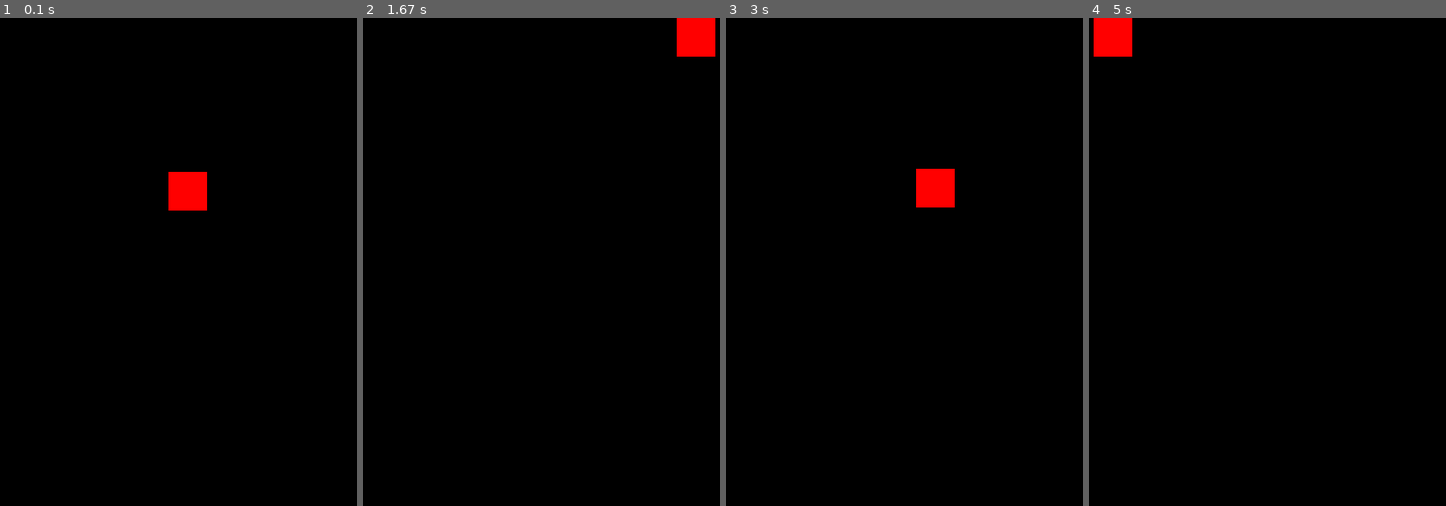
Above: before the commit, frames 1-4 (left to right).
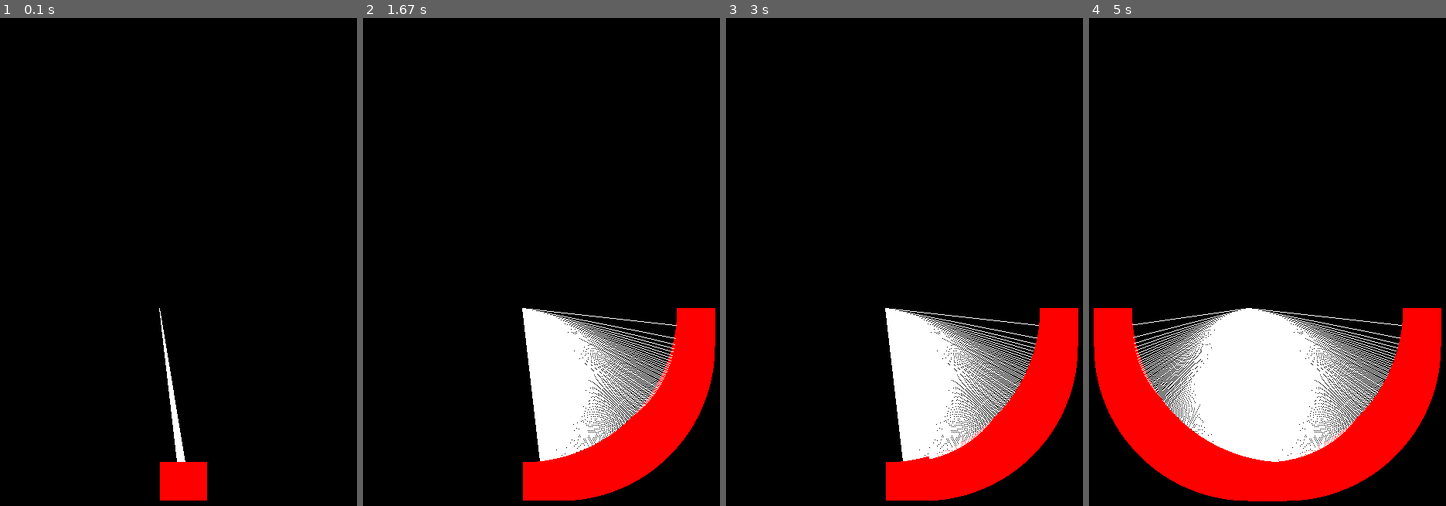
Above: after the commit, the same moments.

Repository: Dasani1/Pygame-Torture
Game: pygame game, started from Pendulum.py
The game is run twice, just before and just after one commit, with the same random seed, the same clock (stepped at 60 frames per second) and the same inputs.
Inputs:
- Up to frame 1 (0.1 s): no input
- Up to frame 2 (1.67 s): no input
- Up to frame 3 (3 s): no input
- Up to frame 4 (5 s): no input

The runs differ from the first frame. In frame 1, 2.3% of the frame differs, in the area x 44-59%, y 31-99%; in frame 2, 15%; in frame 3, 15%; in frame 4, 28%, in the area x 1-99%, y 0-100%.

Commit message:
Added a line, next update is gravity

Diff:
--- a/Pendulum.py
+++ b/Pendulum.py
@@ -34,7 +34,9 @@
         self.hitbox = pygame.Rect(self.xpos,self.ypos,self._dimension,self._dimension)
 
     def draw(self):
+        pygame.draw.line(screen,WHITE,(self.originx,self.originy),(self.xpos+self._dimension/2,self.ypos+self._dimension/2))
         pygame.draw.rect(screen, RED, self.hitbox)
+
 
     def move(self):
         #Change the equation to y = -sqrt(radius^2 - x^2)
@@ -49,7 +51,7 @@
         #self.velx = (self.adj**2 - (self.track))**0.5
         #what if... we make x the one static, and y the one getitng manipulated, we could then do the equation properly.
         #self.velx = (self.adj**2 - (self.track)**2)**0.5
-        self.ypos = ((self.radius**2 - self.track**2)**0.5)
+        self.ypos = ((self.radius**2 - self.track**2)**0.5) + self.originy #It works technically, gotta linearize though
         print(self.vely)
         if self.direction:
             self.ypos += self.vely
@@ -85,7 +87,7 @@
             running = False
 
     #clear the screen
-    screen.fill(BLACK)
+    #screen.fill(BLACK)
 
     # draw to the screen
     # YOUR CODE HERE
@@ -97,6 +99,6 @@
     pygame.display.flip()
 
     # how many updates per second
-    clock.tick(180)
+    clock.tick(600)
 
 pygame.quit()
